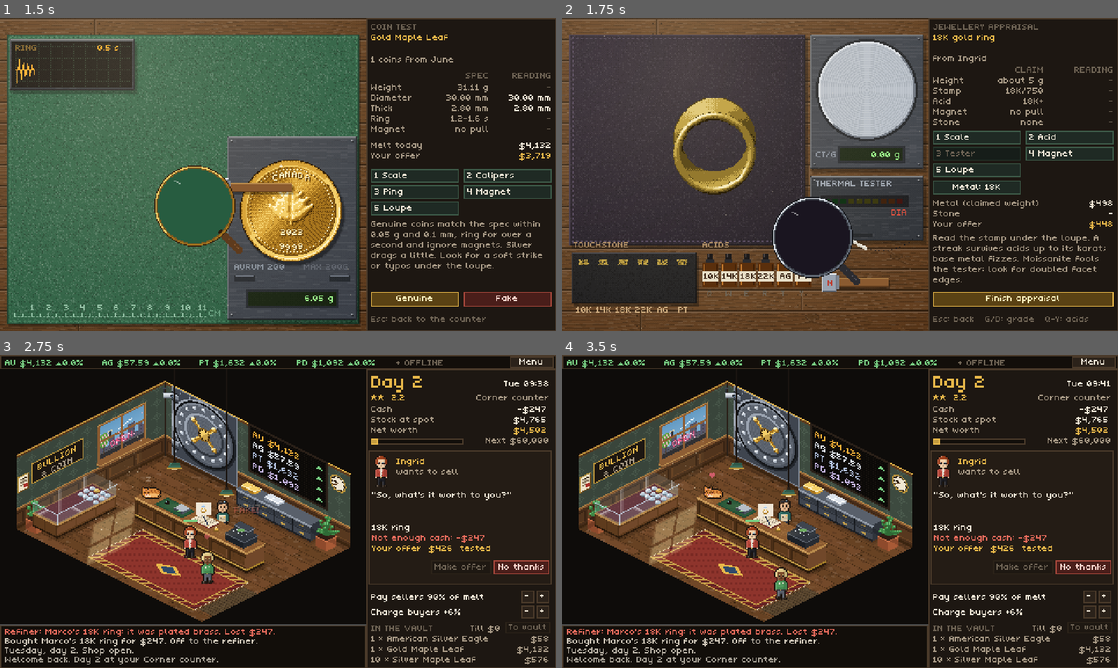
Above: before the commit, frames 1-4 (two rows, left to right).
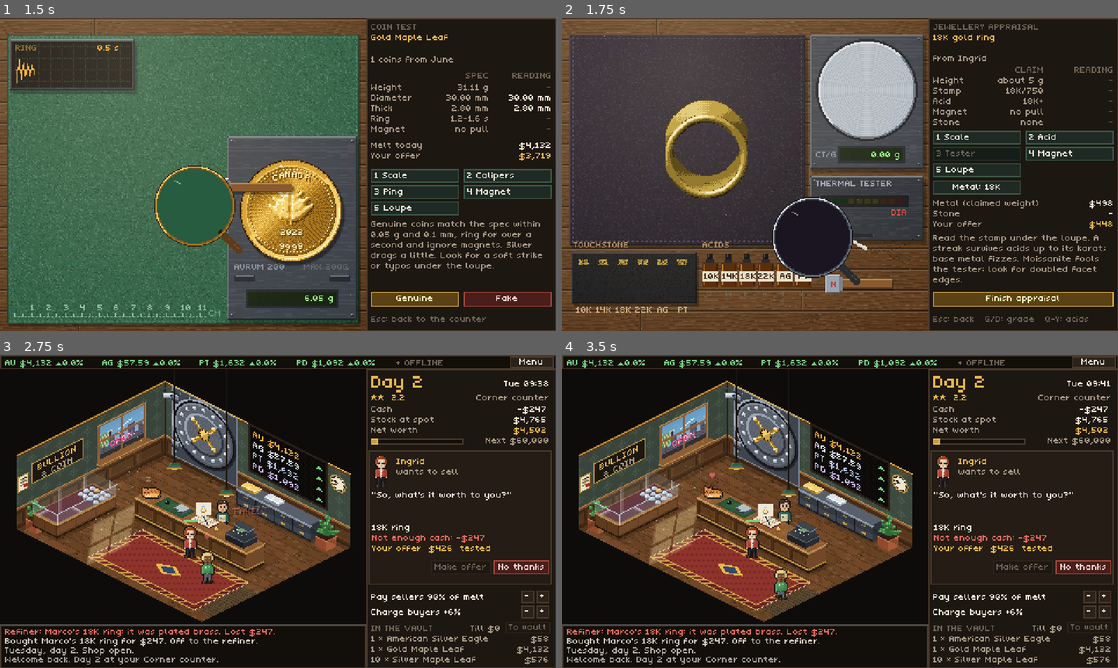
Above: after the commit, the same moments.

Repository: AlexAlphaK/Vaultmanager
Game: Godot game, scene res://tests/smoke_test.tscn
Same seed, same stepped clock (60 frames per second), same inputs: the game is played once before the commit and once after it. This scene is started directly instead of the project's main scene.
Inputs (mouse positions are in pixels of both pictures, inside the frame that each line leads up to):
- Up to frame 1 (1.5 s): tap Enter at 0.5 s; drag from (278, 174) to (333, 105) at 0.52 s; drag from (166, 190) to (250, 237) at 1.27 s
- Up to frame 2 (1.75 s): no input
- Up to frame 3 (2.75 s): move the mouse to (278, 511) at 2.02 s; hold Right from 2.03 s (still down); tap Keypad Enter at 2.1 s; click (278, 511) at 2.17 s
- Up to frame 4 (3.5 s): release Right at 2.75 s; click (712, 492) at 2.75 s

Frame 1 is identical in both runs. In frame 2, 2.7% of the frame differs, in the area x 18-60%, y 25-88%; in frame 3, less than 0.1%; in frame 4, less than 0.1%.

Commit message:
Sell buyers what you have when they want more than you hold
A buyer who asks for more coins than the shop holds no longer leaves the
Sell button greyed out. The button reads "Sell N", the price shows what
those N coins cost, and the buyer settles for them. A short sale earns
less goodwill than a full one (Shop.REPUTATION sold_short). Special
order pickups still need the whole set. The clerk sells what is left
when stock runs low mid-sale. New text is translated in de/es/fr.

Co-Authored-By: Claude Opus 5.5 (1M context) <noreply@anthropic.com>
Claude-Session: https://claude.ai/code/session_01S688fCWwpw2VYbEPM4Nkdn

Diff:
--- a/autoload/shop.gd
+++ b/autoload/shop.gd
@@ -12,6 +12,7 @@
 const REPUTATION := {
 	"bought": 0.01, # a fair purchase
 	"sold": 0.015, # a sale
+	"sold_short": 0.005, # a sale of fewer coins than the buyer wanted
 	"caught": 0.04, # spotting a fake
 	"refused_fake": 0.01, # turning away a fake without testing
 	"honest": 0.05, # telling a seller their piece is better than they thought
--- a/scenes/shop/customer.gd
+++ b/scenes/shop/customer.gd
@@ -76,6 +76,8 @@
 var tested := false
 ## The clerk tried to serve this buyer and they wanted a better price.
 var clerk_tried := false
+## How many coins a buyer first asked for, once you sold them less (see `settle_for`).
+var wanted := 0
 var seed := 0
 var event_id := "" # the market event that brought them in, if any
 ## A piece of jewellery instead of coins (sellers only), and how the player graded it
@@ -231,6 +233,30 @@
 	return Shop.count_of(item.metal)
 
 
+## Coins you could hand this buyer now: all they want, or what you have left.
+## A collector picking up a special order wants the whole set or nothing.
+func can_sell() -> int:
+	var have := stock_have()
+	if have >= qty:
+		return qty
+	return 0 if not order.is_empty() else have
+
+
+## The buyer settles for the `have` coins you hold instead of the `qty` they asked for.
+## They take it, but a short sale earns less goodwill (see Shop.REPUTATION "sold_short").
+func settle_for(have: int) -> void:
+	if have <= 0 or have >= qty:
+		return
+	if wanted == 0:
+		wanted = qty
+	qty = have
+	say = tr("Only %d? I'll take what you have.") % have
+
+
+func short_sale() -> bool:
+	return wanted > qty
+
+
 ## Melt value of everything the customer brings or wants, at live prices.
 func melt_total() -> float:
 	if piece:
--- a/scenes/shop/hud.gd
+++ b/scenes/shop/hud.gd
@@ -307,15 +307,23 @@
 			_deal[0].text = "%d × %s" % [c.qty, c.item.display_name]
 		else:
 			_deal[0].text = tr("%d × %s coins") % [c.qty, tr({"XAU": "gold", "XAG": "silver", "XPT": "platinum"}.get(c.item.metal, ""))]
-		_deal[1].text = tr("You hold %d") % have
+		var can := c.can_sell()
+		var short := can > 0 and can < c.qty
+		_deal[1].text = tr("You hold only %d") % have if short else tr("You hold %d") % have
+		_deal[1].add_theme_color_override("font_color", Pal.INK)
+		# short of what they want, the price is for the coins you can hand over
 		_deal[2].text = "%s  %s" % [tr("Agreed") if not c.order.is_empty() else (tr("Pays") if c.fixed_price() else tr("Price")),
-			Market.format_money(c.sale_total())]
+			Market.format_money(c.sale_total() * (float(can) / c.qty if short else 1.0))]
 		_deal[2].add_theme_color_override("font_color", Pal.GOLD)
 		_buttons.sell.visible = true
-		_buttons.sell.text = "Sell"
-		_buttons.sell.disabled = have < c.qty
+		# short of what they want: offer what you have
+		if short:
+			_buttons.sell.text = tr("Sell %d") % can
+		else:
+			_buttons.sell.text = "Sell"
+		_buttons.sell.disabled = can <= 0
 		_buttons.decline.visible = true
-		_buttons.decline.text = "Out of stock" if have < c.qty else "Decline"
+		_buttons.decline.text = "Out of stock" if can <= 0 else "Decline"
 
 
 # ---------------------------------------------------------------- layout
--- a/scenes/shop/shop.gd
+++ b/scenes/shop/shop.gd
@@ -467,6 +467,11 @@
 
 
 func _sell(c: Customer) -> void:
+	var have := c.can_sell()
+	if have <= 0:
+		hud.show_customer(c)
+		return
+	c.settle_for(have)
 	if not c.hear_price(Shop.sell_premium):
 		hud.show_customer(c)
 		return
@@ -485,7 +490,7 @@
 	Shop.note("sold", price)
 	Shop.note("profit", price - taken.cost)
 	Shop.note("served")
-	Shop.reputation_for("sold")
+	Shop.reputation_for("sold_short" if c.short_sale() else "sold")
 	Sfx.play(self, Sfx.register_chime(), -6.0)
 	if taken.fakes > 0:
 		var refund: float = price / c.qty * taken.fakes
@@ -494,6 +499,9 @@
 		Shop.reputation_for("sold_fake")
 		Shop.log_event(tr("%s came back: %d of the coins you sold were fake! Refunded %s.") % [c.name, taken.fakes, Market.format_money(refund)], "bad")
 	var profit: float = price - taken.cost
+	if c.short_sale():
+		return {"text": tr("Sold %d of the %d coins %s wanted for %s (profit %s).") % [c.qty, c.wanted, c.name, Market.format_money(price), Market.format_money(profit)],
+			"mood": "good" if profit >= 0.0 else "bad"}
 	return {"text": tr("Sold %d coins for %s (profit %s).") % [c.qty, Market.format_money(price), Market.format_money(profit)],
 		"mood": "good" if profit >= 0.0 else "bad"}
 
@@ -528,9 +536,11 @@
 	var c := at_clerk
 	var clerk: String = Staff.ROLES.clerk.name
 	at_clerk = null
-	if c.stock_have() < c.qty:
+	if c.can_sell() <= 0:
 		_dismiss(c, tr("%s left: the coins sold out before %s could ring them up.") % [c.name, clerk], "bad")
 		return
+	# someone else bought some first: they take what is left
+	c.settle_for(c.can_sell())
 	if c.hear_price(Shop.sell_premium):
 		var sale := _ring_up(c)
 		Staff.gain_xp("clerk", Staff.XP_PER_SALE)
--- a/tests/balance_sim.gd
+++ b/tests/balance_sim.gd
@@ -441,7 +441,7 @@
 
 
 func _sell_to(c: Customer, out: Dictionary) -> void:
-	if c.stock_have() < c.qty:
+	if c.can_sell() <= 0:
 		out.out_of_stock += 1
 		shop._on_action("decline")
 		return
--- a/tests/smoke_test.gd
+++ b/tests/smoke_test.gd
@@ -479,6 +479,33 @@
 	cash = Shop.cash
 	shop._on_action("sell")
 	expect(Shop.cash > cash, "selling earns cash")
+	# a buyer who wants more than you hold takes what you have
+	Shop.add_stock(Shop.coins["platinum_eagle"], 2, 900.0)
+	var held := Shop.count_of("XPT")
+	var p := Customer.create(1, 2.5, Shop.coin_list(), rng)
+	p.kind = "buyer"
+	p.item = Shop.coins["platinum_eagle"]
+	p.wanted_exact = false
+	p.qty = held + 3
+	p.max_premium = 0.5
+	shop.queue.push_front(p)
+	p.pos = ShopArt.SLOTS[0]
+	await get_tree().process_frame
+	shop.hud.show_customer(p)
+	expect(not shop.hud._buttons.sell.disabled and shop.hud._buttons.sell.text == tr("Sell %d") % held, "a short stock offers a partial sale")
+	cash = Shop.cash
+	shop._on_action("sell")
+	expect(p.dealt and p.qty == held and p.wanted == held + 3, "the buyer settles for the coins you hold")
+	expect(Shop.cash > cash and Shop.count_of("XPT") == 0, "a partial sale empties the shelf and earns cash")
+	# a collector picking up a special order wants the whole set
+	var o := Customer.create(1, 2.5, Shop.coin_list(), rng)
+	o.kind = "buyer"
+	o.item = Shop.coins["platinum_eagle"]
+	o.qty = 2
+	o.order = {"name": "test"}
+	Shop.add_stock(Shop.coins["platinum_eagle"], 1, 900.0)
+	expect(o.can_sell() == 0, "an order pickup can't be sold short")
+	Shop.take_stock("XPT", 1)
 	# closing time ends the day
 	shop.queue.clear()
 	shop.leaving.clear()
Not shown, changed: locale/de.po
Not shown, changed: locale/es.po
Not shown, changed: locale/fr.po
Not shown, changed: locale/strings.pot
